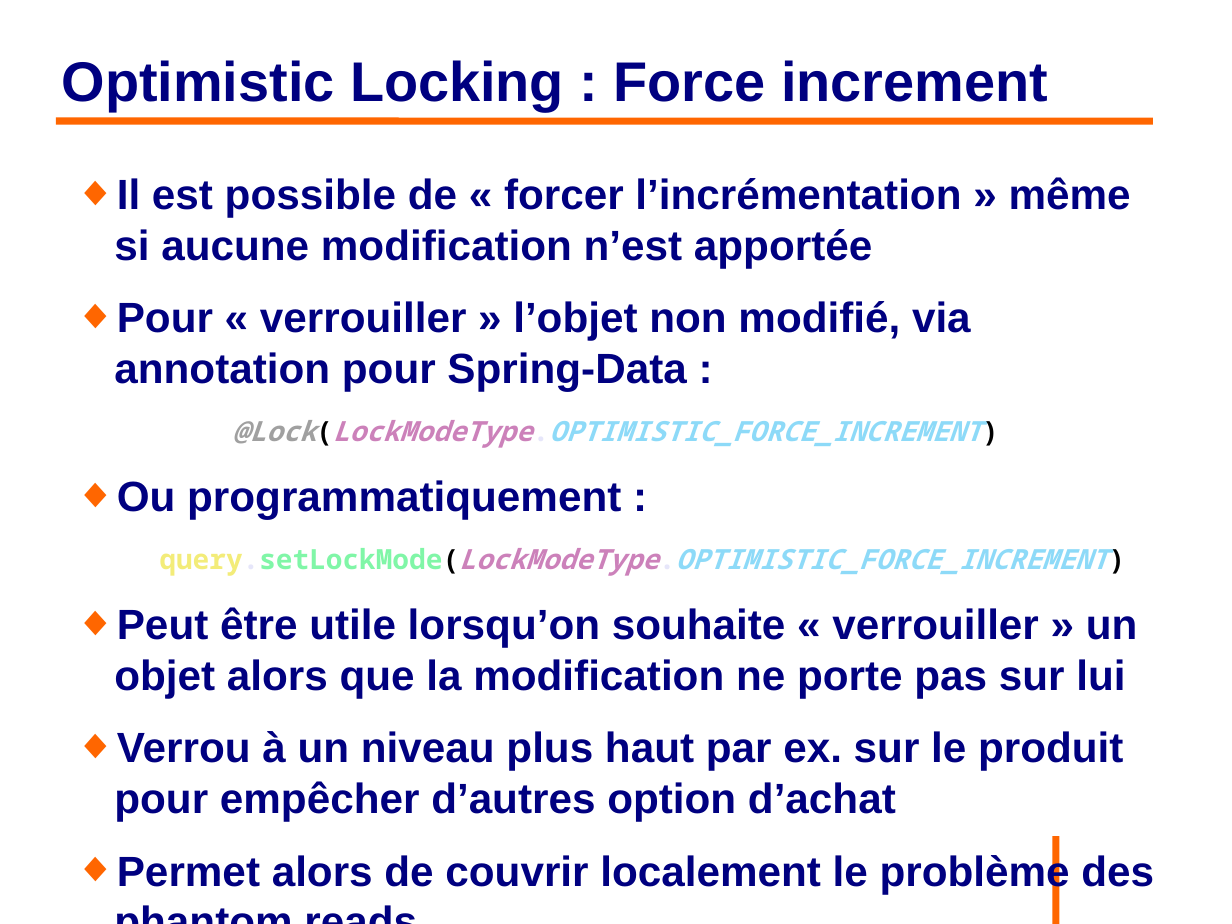
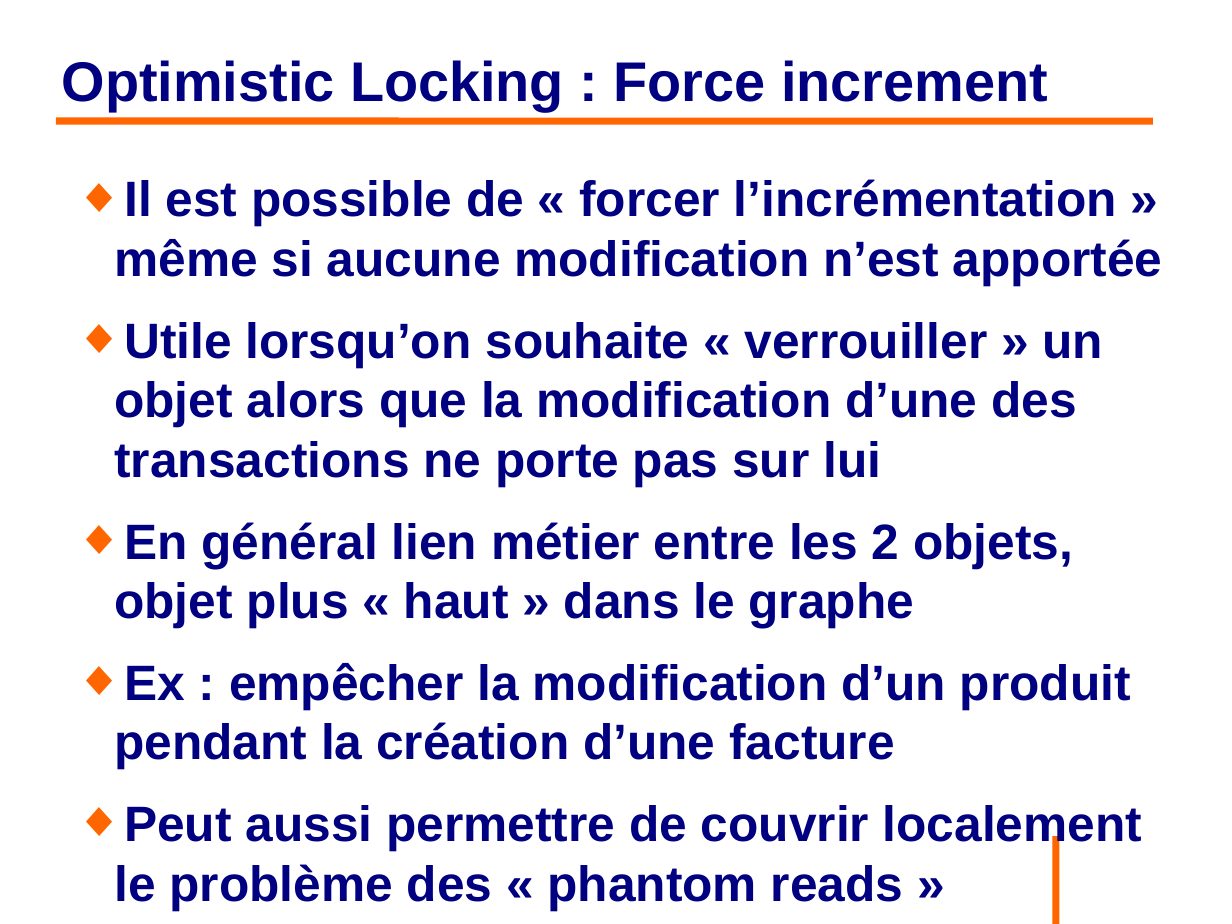
Before and after one commit to philphils/formation-hibernate-avancee, a slide deck: slide 101 of Documentation/diapo_formation_hibernate_avancee.odp (slide 100 before the commit). Drawn at 1232x924 pixels with LibreOffice and Linux fonts; fonts in the diff are those of the drawing; background and template pictures are left out. Boxes give left, top, right and bottom in pixels: in the first picture for what was removed or moved away, otherwise in the second. Text is boxed around its words. In the diff, an @@ line names an element or a change of style, - is before the commit and + after.

Commit message:
Relecture diapo partie Pessimistic locking

```diff
--- a/Documentation/diapo_formation_hibernate_avancee.odp
+++ b/Documentation/diapo_formation_hibernate_avancee.odp
@@ text at (114, 179, 1163, 286): size 27.2 to 32 pt in "Il est possible de « forcer l’incrémentation ..." @@
@@ text at (114, 322, 1142, 851): text changed; size 27.2 to 32 pt @@
-◆ Pour « verrouiller » l’objet non modifié, via annotation pour Spring-Data :
-@Lock(LockModeType.OPTIMISTIC_FORCE_INCREMENT)
-◆ Ou programmatiquement :
-query.setLockMode(LockModeType.OPTIMISTIC_FORCE_INCREMENT)
-◆ Peut être utile lorsqu’on souhaite « verrouiller » un objet alors que la modification ne porte pas sur lui
-◆ Verrou à un niveau plus haut par ex. sur le produit pour empêcher d’autres option d’achat
-◆ Permet alors de couvrir localement le problème des phantom reads
+◆ Utile lorsqu’on souhaite « verrouiller » un objet alors que la modification d’une des transactions ne porte pas sur lui
+◆ En général lien métier entre les 2 objets, objet plus « haut » dans le graphe
+◆ Ex : empêcher la modification d’un produit pendant la création d’une facture
+◆ Peut aussi permettre de couvrir localement le problème des « phantom reads »
```
Also in this commit, not shown: 23 other slides changed, 6 slides added, 2 slides removed.
